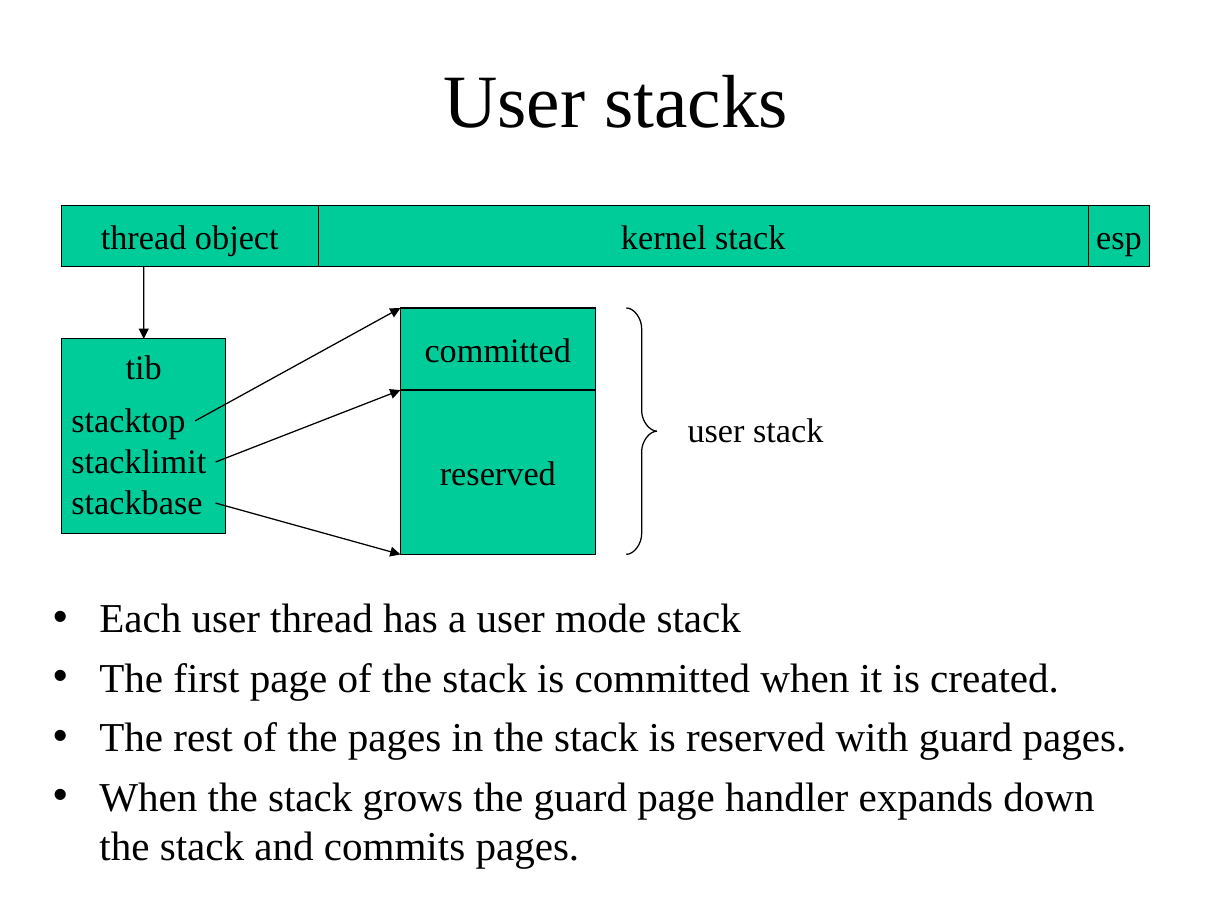
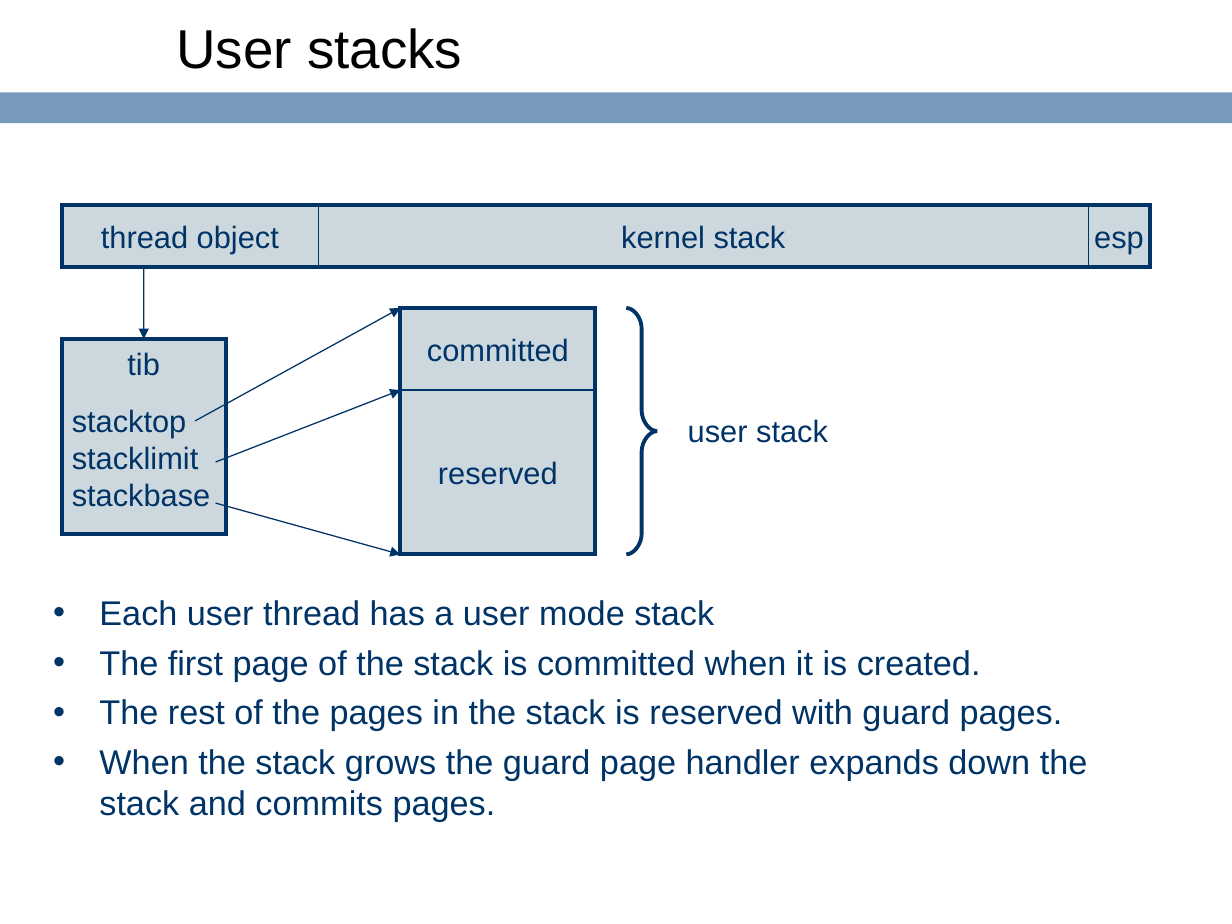
Before and after one commit to ringgaard/sanos, a slide deck: slide 32 of doc/sanostech.ppt. Drawn at 1232x924 pixels with LibreOffice and Linux fonts; fonts in the diff are those of the drawing; background and template pictures are left out. Boxes give left, top, right and bottom in pixels: in the first picture for what was removed or moved away, otherwise in the second. Text is boxed around its words. In the diff, an @@ line names an element or a change of style, - is before the commit and + after.

```diff
--- a/doc/sanostech.ppt
+++ b/doc/sanostech.ppt
@@ title "User stacks" moved from (x1=443, y1=74, x2=788, y2=128) to (x1=176, y1=28, x2=462, y2=69) @@
@@ title "User stacks" at (x1=176, y1=28, x2=462, y2=69): size 44 to 32 pt, font Times New Roman to Arial; alignment centre to left @@
@@ rectangle added at (x1=0, y1=92, x2=1232, y2=123), fill #779ABC @@
@@ rectangle at (x1=62, y1=206, x2=1149, y2=267): outline #000000 0.74 pt to #003366 0.74 pt @@
@@ rectangle added at (x1=62, y1=206, x2=1149, y2=267), outline #003366 2.24 pt @@
@@ arrow (144, 267) - (144, 339): stroke #000000 0.74 pt to #003366 0.74 pt @@
@@ arrow (195, 421) - (400, 308): stroke #000000 0.74 pt to #003366 0.74 pt @@
@@ size 20 to 18 pt, font Times New Roman to Arial, text colour #000000 to #003366; fill #00CC99 to #CCD8DE; outline #000000 0.74 pt to #003366 0.74 pt in 5 elements at (x1=1088, y1=206, x2=1149, y2=267), (x1=62, y1=206, x2=318, y2=267), (x1=318, y1=206, x2=1088, y2=267), (x1=400, y1=391, x2=595, y2=554), (x1=400, y1=308, x2=595, y2=391) @@
@@ rectangle added at (x1=400, y1=308, x2=595, y2=554), outline #003366 2.24 pt @@
@@ freeform shape at (x1=626, y1=308, x2=657, y2=554): outline #000000 0.74 pt to #003366 2.24 pt @@
@@ rectangle "tib" at (x1=62, y1=339, x2=225, y2=533): size 20 to 18 pt, font Times New Roman to Arial, text colour #000000 to #003366; fill #00CC99 to #CCD8DE; outline #000000 0.74 pt to #003366 2.24 pt @@
@@ text "stacktop" at (x1=72, y1=409, x2=211, y2=507): size 20 to 18 pt, font Times New Roman to Arial, text colour #000000 to #003366 @@
@@ arrow (216, 462) - (400, 391): stroke #000000 0.74 pt to #003366 0.74 pt @@
@@ text "user stack" at (x1=688, y1=419, x2=828, y2=443): size 20 to 18 pt, font Times New Roman to Arial, text colour #000000 to #003366 @@
@@ arrow (216, 503) - (400, 554): stroke #000000 0.74 pt to #003366 0.74 pt @@
@@ text "Each user thread has a ..." at (x1=99, y1=600, x2=1088, y2=822): size 24 to 20 pt, font Times New Roman to Arial, text colour #000000 to #003366; less space between paragraphs; bullet colour #000000 to #003366 @@
```
Also in this commit, not shown: 57 other slides changed, 1 slide added, 21 other files.
